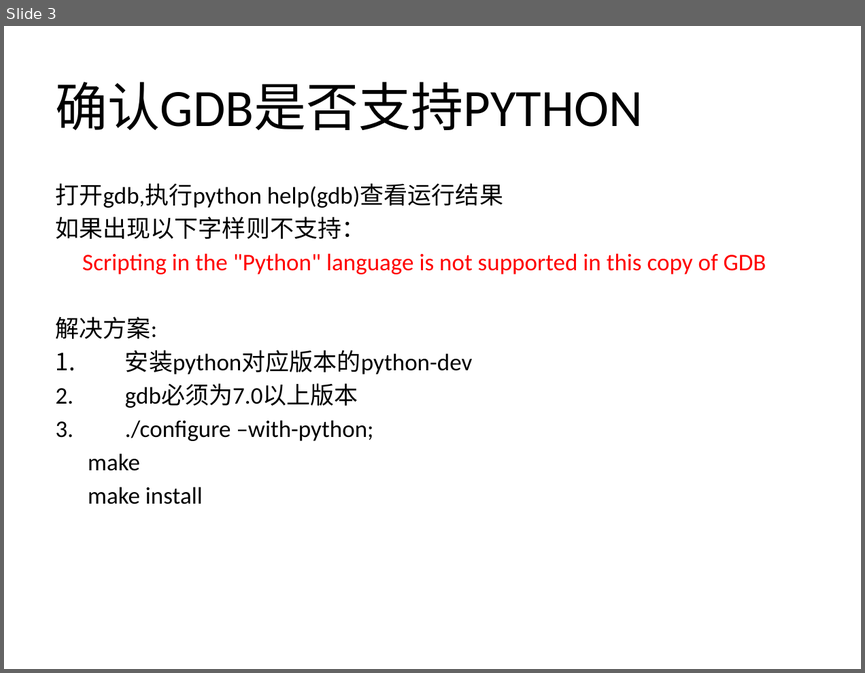
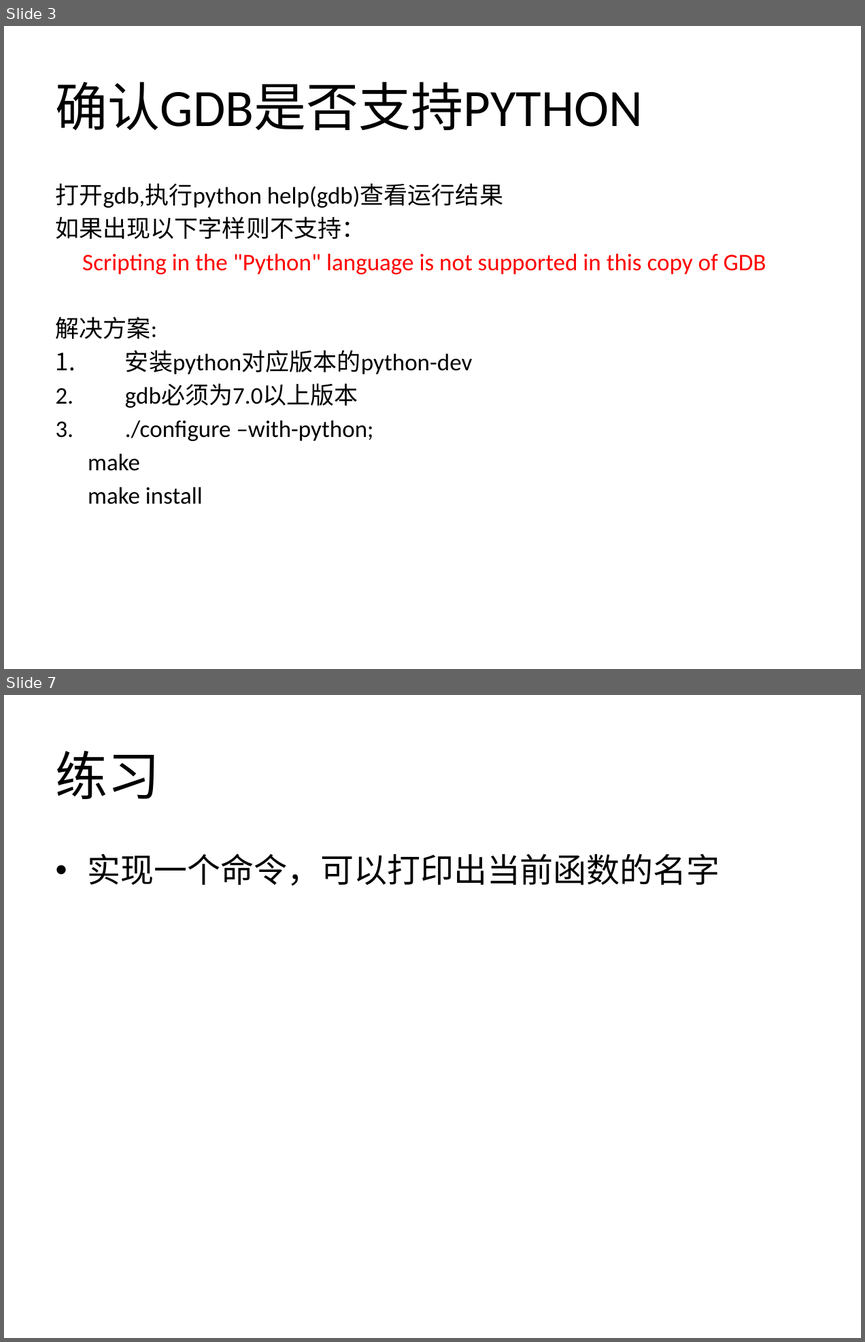
Before and after one commit to mir1128/GDBTraining, a slide deck: session3/Debugging Workshop 3.pptx. Shown one above the other, each under a label of ours: slide 3 before the commit, slides 3 and 7 after it; the slides between them are not shown. The pictures are 865x673 and 865x1342 pixels, drawn with LibreOffice and Linux fonts; fonts in the diff are those of the drawing. Boxes give left, top, right and bottom in pixels: in the first picture for what was removed or moved away, otherwise in the second. Text is boxed around its words. In the diff, an @@ line names an element or a change of style, - is before the commit and + after.

```diff
--- a/session3/Debugging Workshop 3.pptx
+++ b/session3/Debugging Workshop 3.pptx
@@ slide 7 added at (4, 695, 861, 1338), background #FFFFFF @@
@@ title added at (56, 751, 160, 799), 44 pt, text #000000 @@
+练习
@@ text added at (88, 853, 720, 885), 28 pt, text #000000 @@
+• 实现一个命令，可以打印出当前函数的名字
```
Also in this commit, not shown: 1 slide changed, 7 other slides added, 2 other files.
